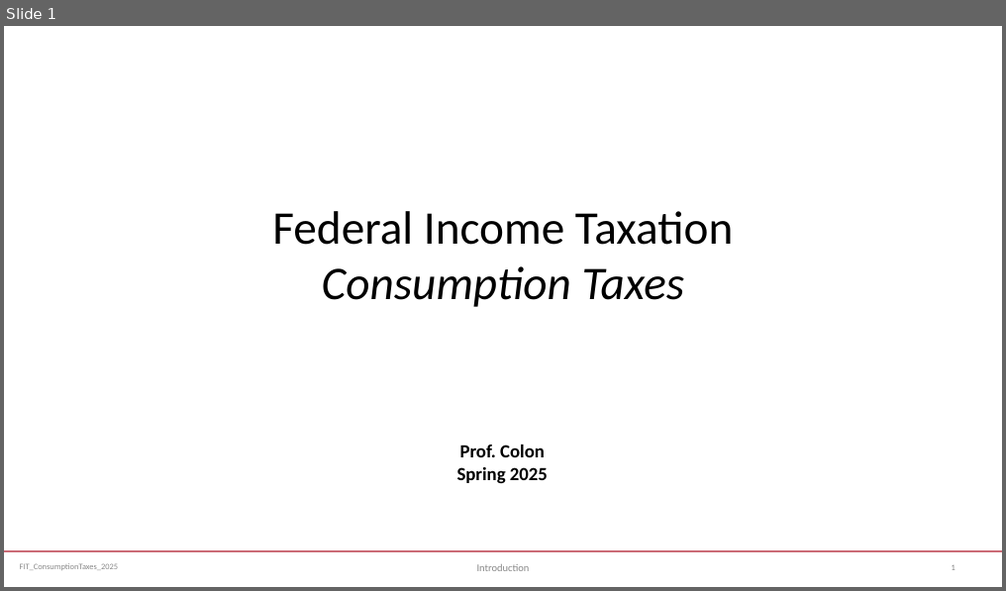
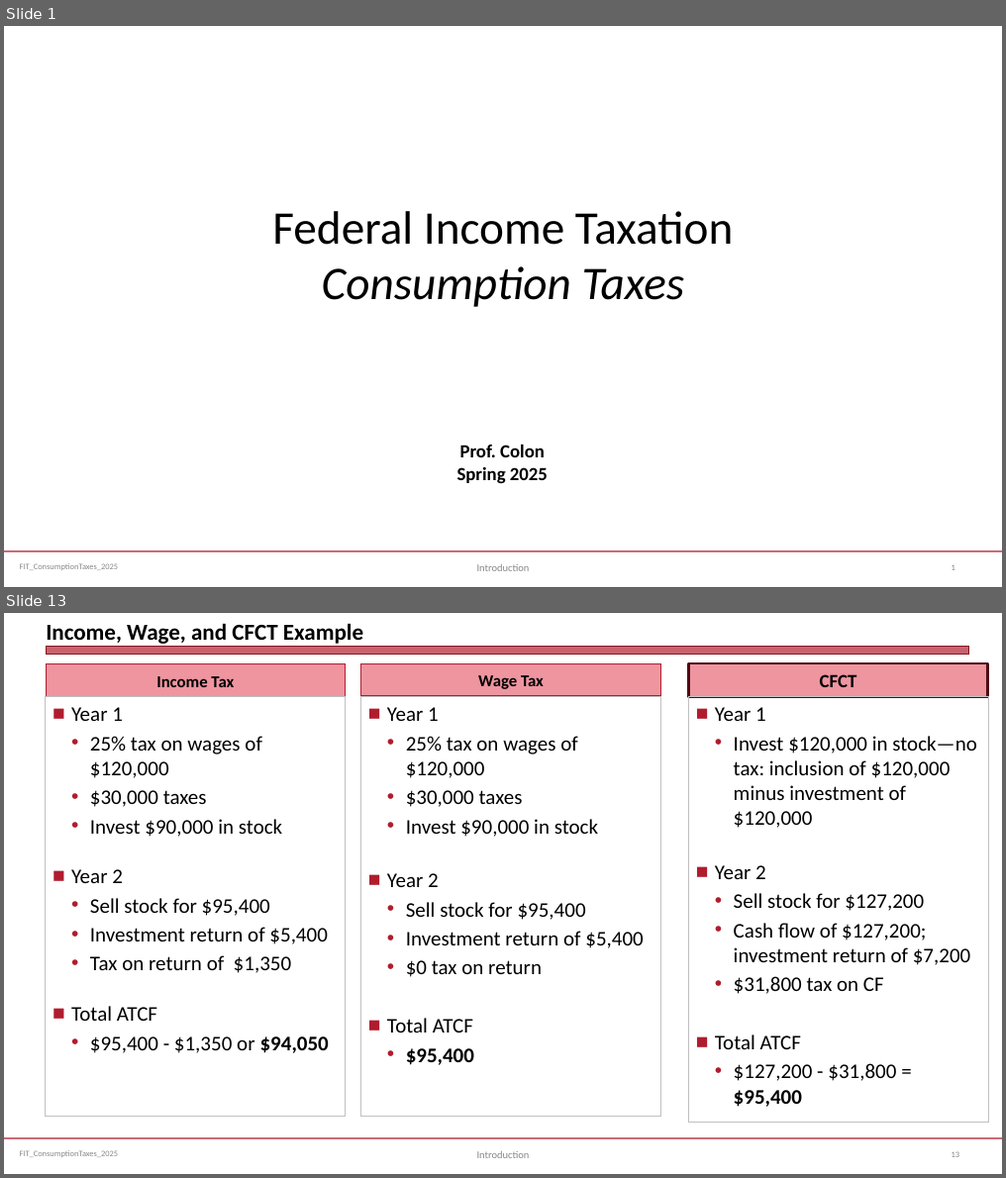
Before and after one commit to jmc877/Fed-Income-Tax, a slide deck: slides/FIT_ConsumptionTaxes_2025S.pptx. Shown one above the other, each under a label of ours: slide 1 before the commit, slides 1 and 13 after it; the slides between them are not shown. The pictures are 1006x591 and 1006x1178 pixels, drawn with LibreOffice and Linux fonts; fonts in the diff are those of the drawing. Boxes give left, top, right and bottom in pixels: in the first picture for what was removed or moved away, otherwise in the second. Text is boxed around its words. In the diff, an @@ line names an element or a change of style, - is before the commit and + after.

```diff
--- a/slides/FIT_ConsumptionTaxes_2025S.pptx
+++ b/slides/FIT_ConsumptionTaxes_2025S.pptx
@@ slide 13 added at <box>4,613,1002,1174</box>, background #FFFFFF; not listed: 2 template elements that a slide beside it also shows @@
@@ title added at <box>46,623,363,647</box>, 22 pt, text #000000, bold @@
+Income, Wage, and CFCT Example
@@ rectangle added at <box>46,647,969,655</box>, fill #B01C2E at 69% opacity, outline #821522 0 pt @@
@@ text added at <box>46,663,346,697</box>, fill #EE95A0, outline #B01C2E 0.75 pt, 16 pt, text #000000, bold @@
+Income Tax
@@ text added at <box>361,664,661,696</box>, fill #EE95A0, outline #B01C2E 0.75 pt, 16 pt, text #000000, bold @@
+Wage Tax
@@ rectangle added at <box>689,663,988,697</box>, fill #EE95A0, outline #4D0C14 2 pt, 18 pt, text #000000, bold @@
+CFCT
@@ text added at <box>46,697,345,1116</box>, fill #FFFFFF, outline #C0C0C0 0.75 pt, 20 pt, text #000000 @@
+■ Year 1
+  • 25% tax on wages of $120,000
+  • $30,000 taxes
+  • Invest $90,000 in stock
+■ Year 2
+  • Sell stock for $95,400
+  • Investment return of $5,400
+  • Tax on return of $1,350
+■ Total ATCF
+  • $95,400 - $1,350 or $94,050
@@ text added at <box>361,697,661,1116</box>, fill #FFFFFF, outline #C0C0C0 0.75 pt, 20 pt, text #000000 @@
+■ Year 1
+  • 25% tax on wages of $120,000
+  • $30,000 taxes
+  • Invest $90,000 in stock
+■ Year 2
+  • Sell stock for $95,400
+  • Investment return of $5,400
+  • $0 tax on return
+■ Total ATCF
+  • $95,400
@@ rectangle added at <box>689,697,989,1123</box>, outline #BFBFBF 0.75 pt, 20 pt, text #000000 @@
+■ Year 1
+  • Invest $120,000 in stock—no tax: inclusion of $120,000 minus investment of $120,000
+■ Year 2
+  • Sell stock for $127,200
+  • Cash flow of $127,200; investment return of $7,200
+  • $31,800 tax on CF
+■ Total ATCF
+  • $127,200 - $31,800 = $95,400
@@ text added at <box>477,1152,530,1158</box>, 10 pt, text #898989 @@
+Introduction
@@ page number added at <box>951,1152,959,1157</box>, 8 pt, text #808080 @@
+13
```
Also in this commit, not shown: 2 slides changed, 14 other slides added, 1 other file.
